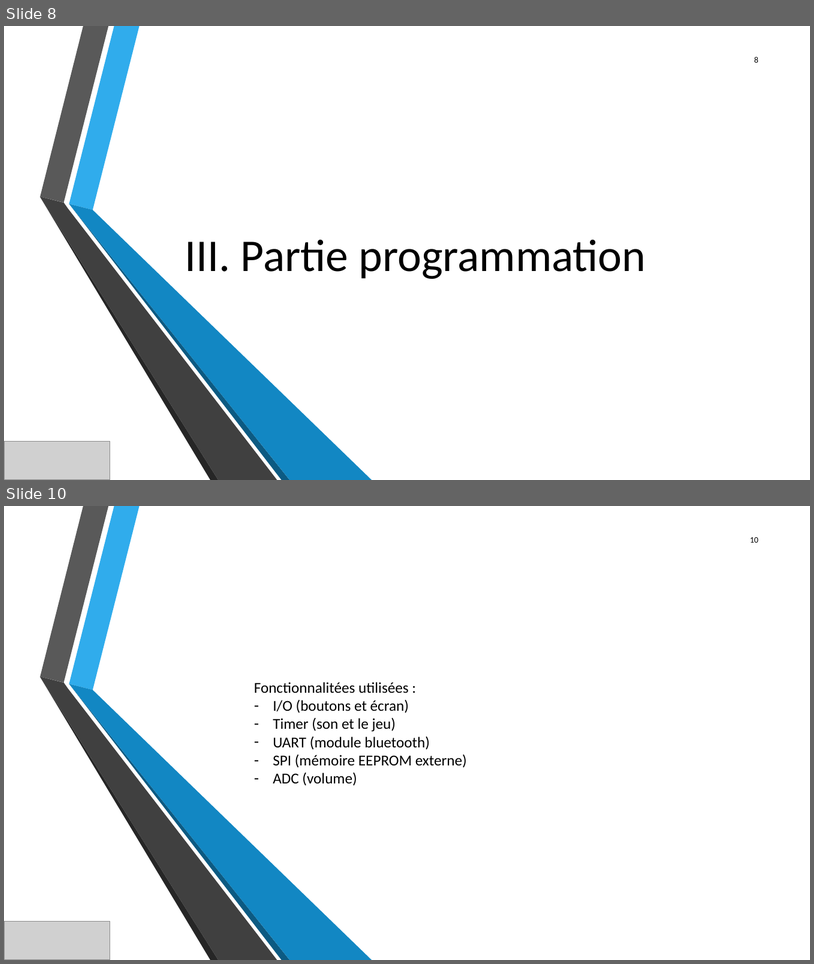
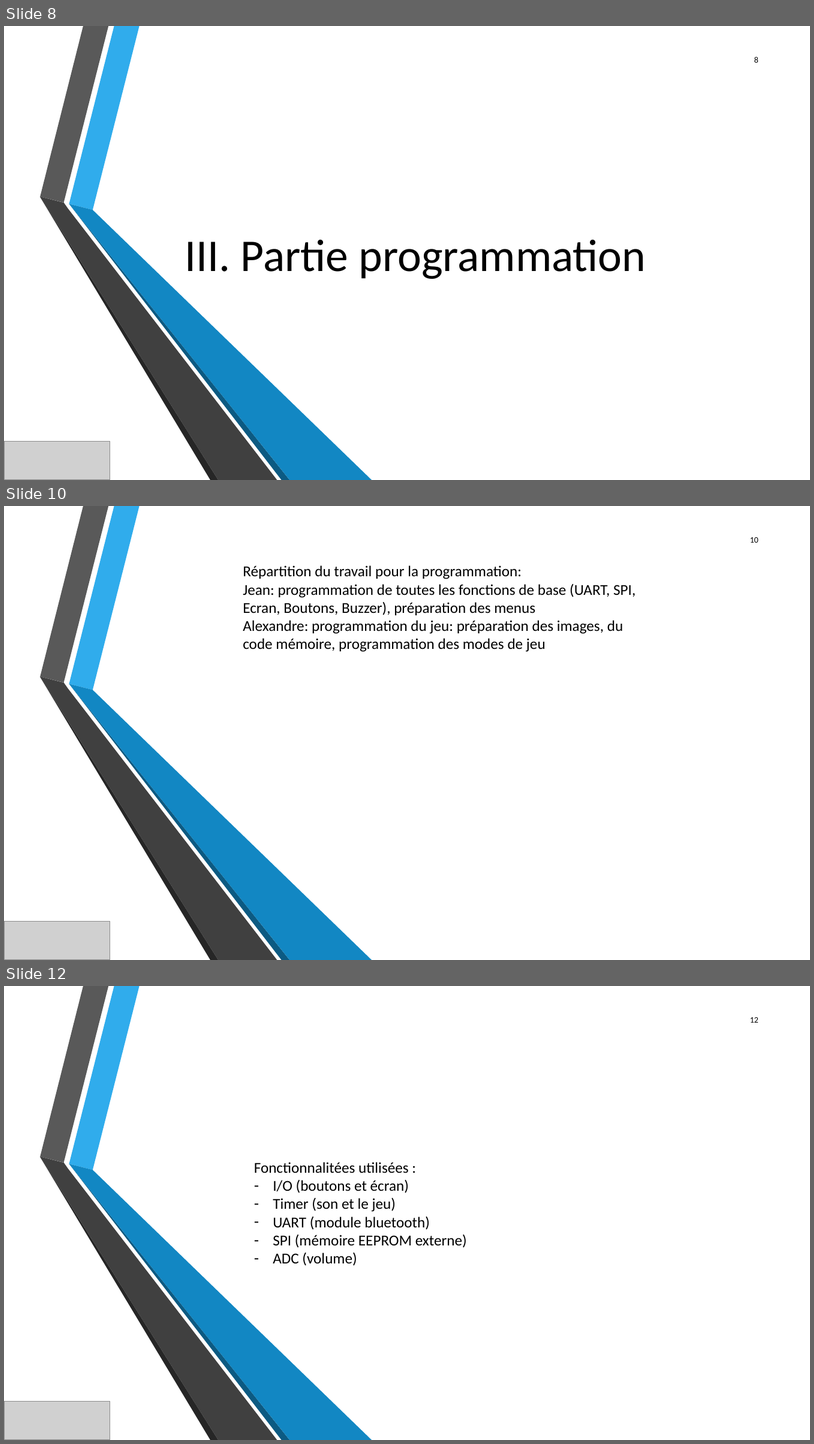
Before and after one commit to JeanSOUDIER/Bas-Niveau, a slide deck: Projet électif.pptx. Shown one above the other, each under a label of ours: slides 8 and 10 before the commit, slides 8, 10 and 12 after it; the slides between them are not shown. The pictures are 814x964 and 814x1444 pixels, drawn with LibreOffice and Linux fonts; fonts in the diff are those of the drawing; grey boxes stand for pictures; background and template pictures are left out. Boxes give left, top, right and bottom in pixels: in the first picture for what was removed or moved away, otherwise in the second. Text is boxed around its words. In the diff, an @@ line names an element or a change of style, - is before the commit and + after.

```diff
--- a/Projet électif.pptx
+++ b/Projet électif.pptx
@@ slide 10 added at [4,506,810,960], background picture (left out); not listed: 6 template elements that a slide beside it also shows @@
@@ page number added at [750,537,759,543], 10 pt, text #000000 @@
+10
@@ text added at [243,565,636,652], 18 pt, text #000000 @@
+Répartition du travail pour la programmation:
+Jean: programmation de toutes les fonctions de base (UART, SPI, Ecran, Boutons, Buzzer), préparation des menus
+Alexandre: programmation du jeu: préparation des images, du code mémoire, programmation des modes de jeu
@@ picture added at [4,921,110,960] @@
@@ what was slide 10 is now slide 12 @@
@@ page number at [750,1017,759,1023]: text changed @@
-10
+12
```
Also in this commit, not shown: 2 slides changed, 3 other slides added, 1 slide removed, 2 other files.
